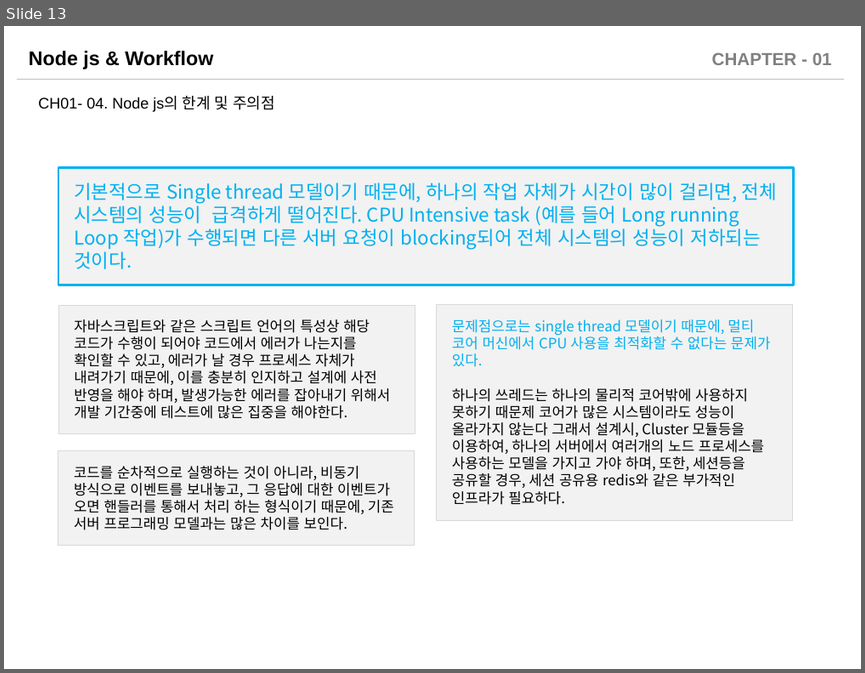
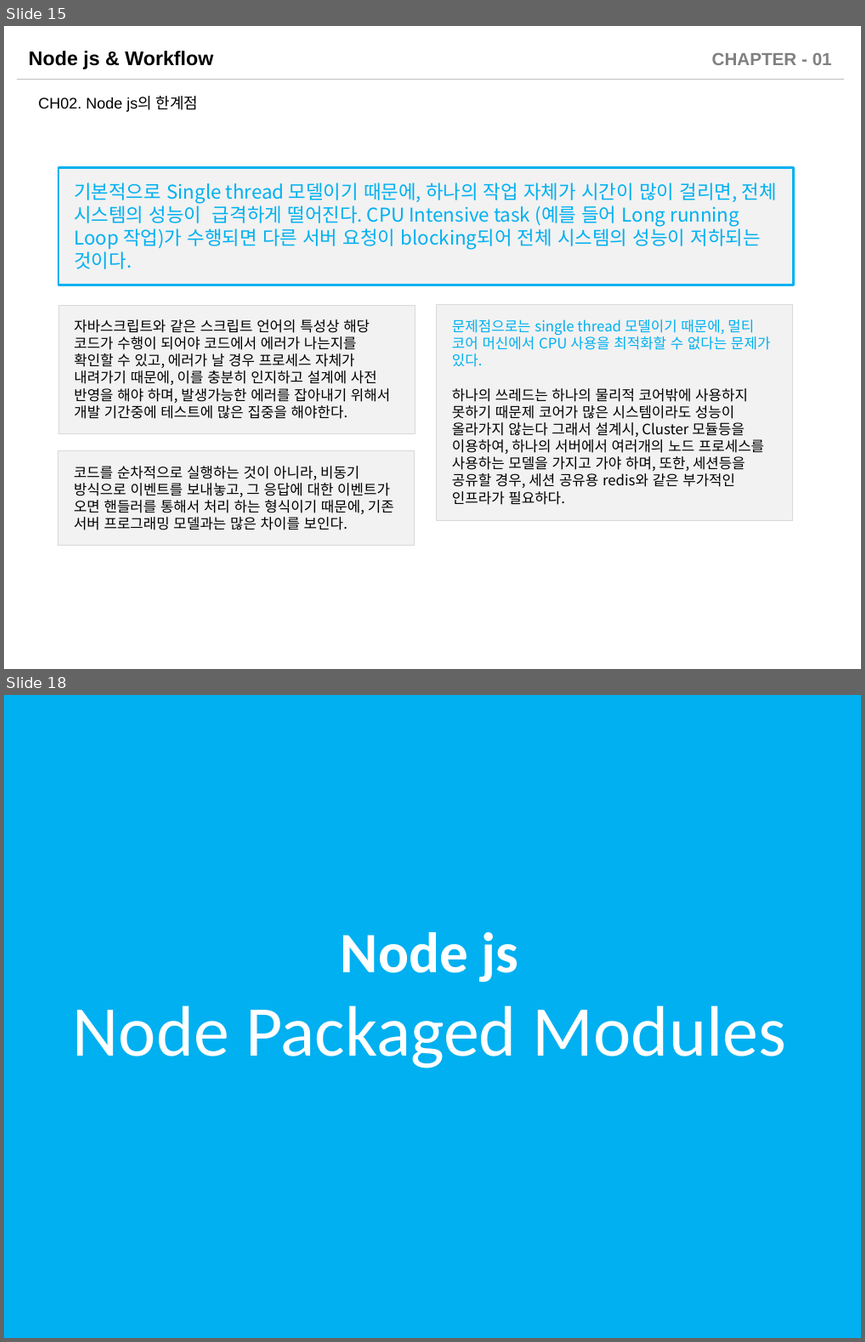
Before and after one commit to sabin21/NodeJS_Workflow_Study, a slide deck: CH01_Nodejs_Intro.pptx. Shown one above the other, each under a label of ours: slide 13 before the commit, slides 15 and 18 after it; the slides between them are not shown. The pictures are 865x673 and 865x1342 pixels, drawn with LibreOffice and Linux fonts; fonts in the diff are those of the drawing. Boxes give left, top, right and bottom in pixels: in the first picture for what was removed or moved away, otherwise in the second. Text is boxed around its words. In the diff, an @@ line names an element or a change of style, - is before the commit and + after.

```diff
--- a/CH01_Nodejs_Intro.pptx
+++ b/CH01_Nodejs_Intro.pptx
@@ slide 18 added at (4, 695, 861, 1338), background #FFFFFF @@
@@ rectangle added at (4, 695, 861, 1338), fill #00B0F0 @@
@@ rectangle added at (25, 903, 834, 1100), outline #00B0F0 1.75 pt, 60 pt, text #FFFFFF @@
+Node js
+Node Packaged Modules
@@ what was slide 13 is now slide 15 @@
@@ slide 15 changed as well @@
@@ text at (38, 96, 199, 112): text changed @@
-CH01- 04. Node js의 한계 및 주의점
+CH02. Node js의 한계점
```
Also in this commit, not shown: 14 other slides changed, 7 other slides added, 3 other files.
